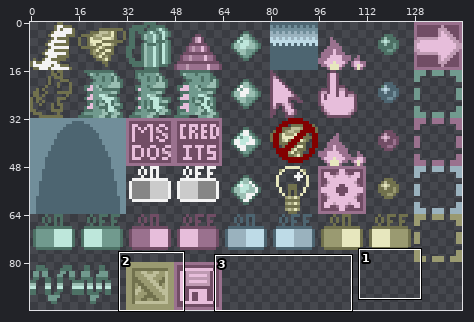
Sprite sheet: GFX/jetedits.png. The picture above shows the old version from afar; the outline marks the close-up.
Close-up. Before:
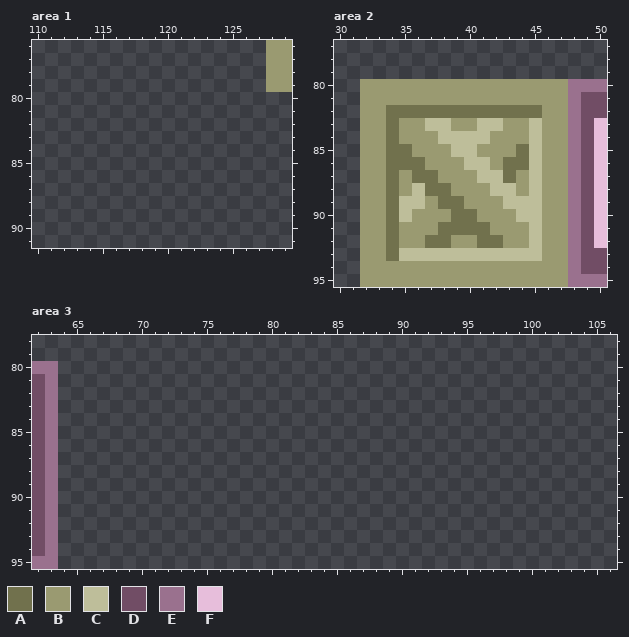
The file is 144x96 pixels. Shown: area 1: x 110..129, y 76..91; area 2: x 30..50, y 77..95; area 3: x 62..106, y 78..95.
Palette (. is transparent): A #71714d  B #9a9a71  C #bebe9a  D #714d65  E #9a718e  F #e7bedb
Pixels before, area 1, first column x 128:
76 BB
77 BB
78 BB
79 BB
Pixels before, area 2, first column x 32:
80 BBBBBBBBBBBBBBBBEEE
81 BBBBBBBBBBBBBBBBEDD
82 BBAAAAAAAAAAAABBEDD
83 BBABBCCBBCCBBCBBEDF
84 BBABBBCCCCBBBCBBEDF
85 BBAABBBCCBBBACBBEDF
86 BBAAABBBCCBAACBBEDF
87 BBABAABBBCCABCBBEDF
88 BBABCAABBBCCBCBBEDF
89 BBACCBAABBBCCCBBEDF
90 BBACBBBAABBBCCBBEDF
91 BBABBBAAAABBBCBBEDF
92 BBABBAABBAABBCBBEDF
93 BBACCCCCCCCCCCBBEDD
94 BBBBBBBBBBBBBBBBEDD
95 BBBBBBBBBBBBBBBBEEE
Pixels before, area 3, first column x 62:
80 EE
81 DE
82 DE
83 DE
84 DE
85 DE
86 DE
87 DE
88 DE
89 DE
90 DE
91 DE
92 DE
93 DE
94 DE
95 EE
Once edited:
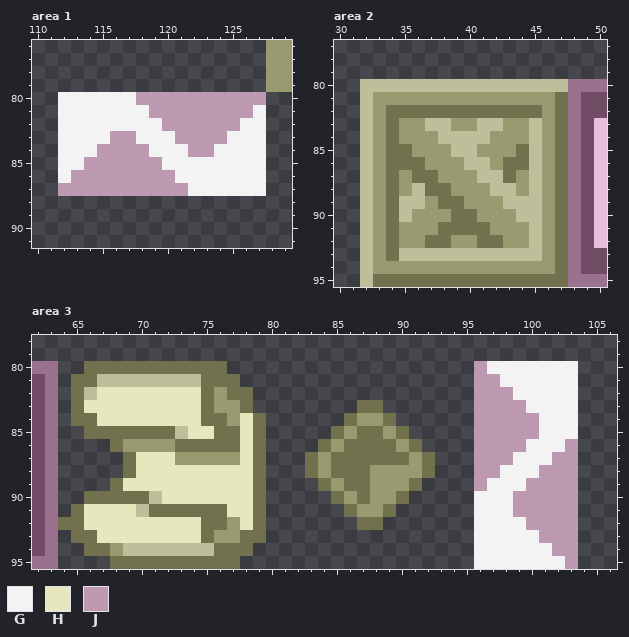
Colours new in this view: G #f3f3f3  H #e7e7be  J #be9ab2
What changed:
Changed rows in their new state; - is an unchanged pixel.
Area 1:
first column x 112:
80 GGGGGGJJJJJJJJJJ
81 GGGGGGGJJJJJJJJG
82 GGGGGGGGJJJJJJGG
83 GGGGJJGGGJJJJGGG
84 GGGJJJJGGGJJGGGG
85 GGJJJJJJGGGGGGGG
86 GJJJJJJJJGGGGGGG
87 JJJJJJJJJJGGGGGG
Area 2:
first column x 32:
80 CCCCCCCCCCCCCCCC
81 C--------------A
82 C--------------A
83 C--------------A
84 C--------------A
85 C--------------A
86 C--------------A
87 C--------------A
88 C--------------A
89 C--------------A
90 C--------------A
91 C--------------A
92 C--------------A
93 C--------------A
94 C--------------A
95 CAAAAAAAAAAAAAAA
Area 3:
first column x 64:
80 --AAAAAAAAAAA-------------------JGGGGGGG
81 -AACCCCCCCCAAA------------------JJGGGGGG
82 -ACHHHHHHHHABAA-----------------JJJGGGGG
83 -AHHHHHHHHHABBA--------AA-------JJJJGGGG
84 -AAHHHHHHHHAABHA------ABBA------JJJJJGGG
85 --AAAAAAACHHAAHA-----ABAABA-----JJJJJGGG
86 ----ABBBBAAAAAHA----ABAAAABA----JJJJGGGJ
87 -----AHHHBBBBBHA---ABAAAAAABA---JJJGGGJJ
88 -----AHHHHHHHHHA---ABAAABBBBA---JJGGGJJJ
89 ----AHHHHHHHHHHA----ABAABBBA----JGGGJJJJ
90 --AAAAACHHHHHHHA-----ABABBA-----GGGJJJJJ
91 -AHHHHCAAAAAAHHA------ABBA------GGGJJJJJ
92 AAHHHHHHHHHAABHA-------AA-------GGGGJJJJ
93 -AAHHHHHHHHABBAA----------------GGGGGJJJ
94 --AABCCCCCCCAAA-----------------GGGGGGJJ
95 ----AAAAAAAAAA------------------GGGGGGGJ
Where, in picture pixels (left, top, right, bottom), the same in both close-ups:
added: (58, 92, 266, 196)
changed: (360, 79, 568, 287)
added: (58, 361, 266, 569)
added: (305, 361, 578, 569)
